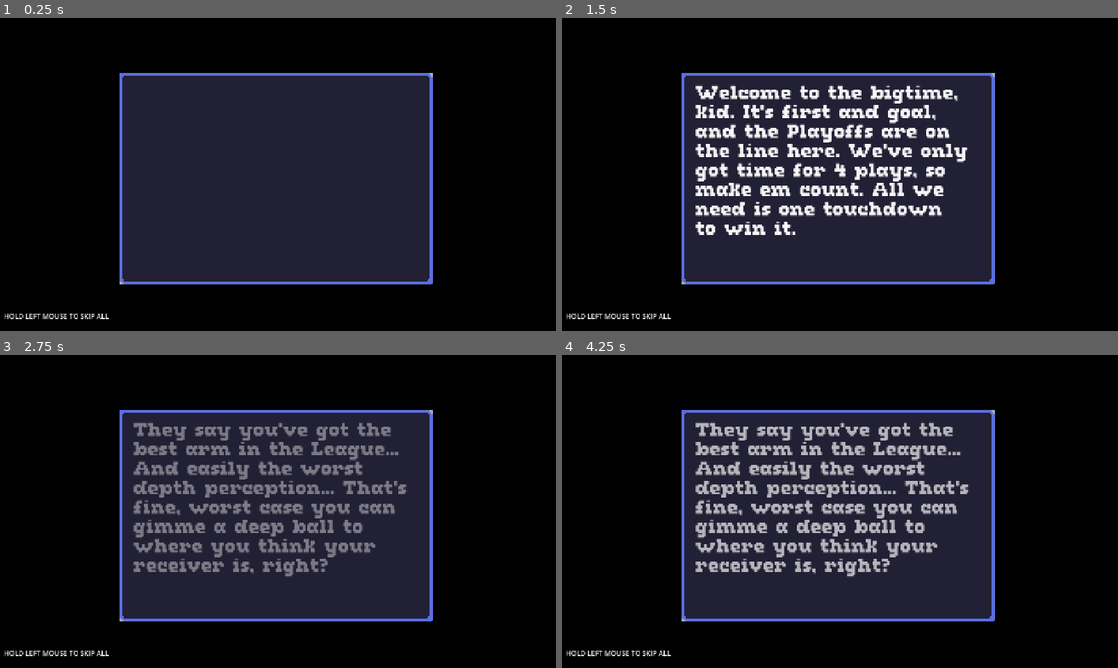
Above: before the commit, frames 1-4 (two rows, left to right).
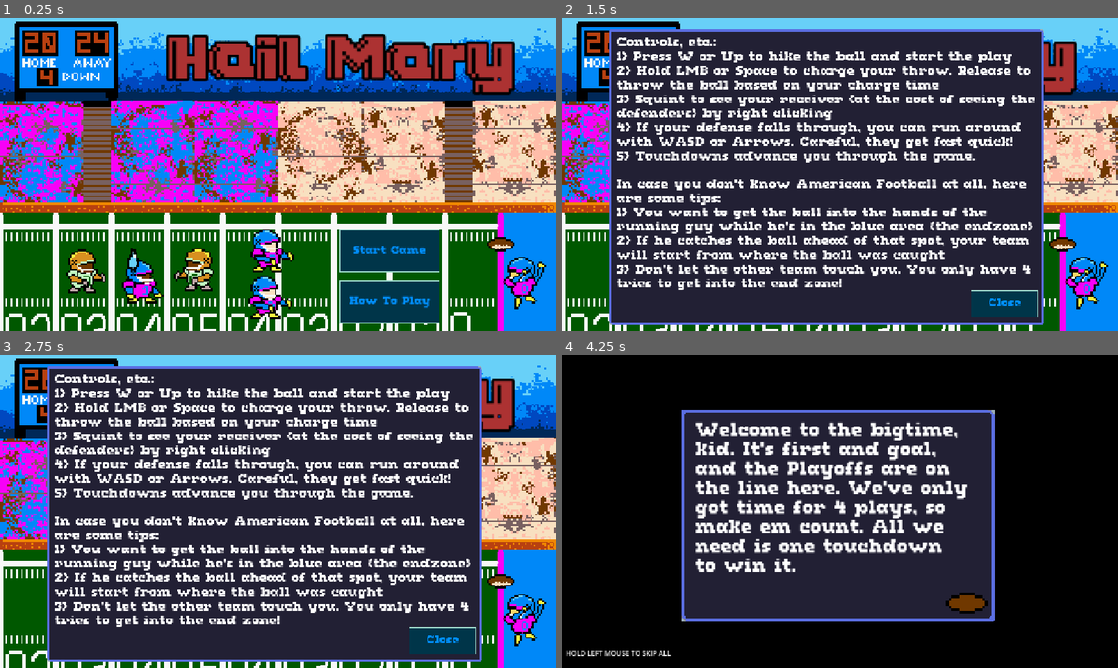
Above: after the commit, the same moments.

Repository: zlounsberry/LD57-Compoats
Game: Godot game, scene res://scenes/title.tscn
Two runs of this game, one before a commit and one after it. Both use one fixed random seed, a clock stepped at 60 frames per second and the inputs below. Before the commit the project starts from res://scenes/world.tscn.
Inputs (mouse positions are in pixels of both pictures, inside the frame that each line leads up to):
- Up to frame 1 (0.25 s): no input
- Up to frame 2 (1.5 s): click (951, 302) at 0.5 s, where only the run after the commit has a clickable "How To Play"; click (951, 249) at 1.25 s, where only the run after the commit has a clickable "Start Game"
- Up to frame 3 (2.75 s): click (389, 586) at 2 s, where only the run after the commit has a clickable "Start Game"
- Up to frame 4 (4.25 s): tap W at 2.75, 3.5 s; move the mouse to (962, 495) at 2.77 s; hold Right (ui_right) 2.78-3.53 s; hold Left (hut) 2.78-3.53 s; tap Up (hike) at 2.85 s; move the mouse to (728, 527) at 3.52 s; hold Down (ui_down) from 3.53 s (still down); tap Left (hut) at 3.6 s; tap Space (throw) at 3.8 s

The runs differ from the first frame. In frame 1, 95% of the frame differs, in the area x 0-100%, y 0-100%; in frame 2, 77%; in frame 3, 77%; in frame 4, 11%.

Commit message:
added more instruction no one will read
why do I keep doing this

Diff:
--- a/ld57-oats/project.godot
+++ b/ld57-oats/project.godot
@@ -10,8 +10,8 @@
 
 [application]
 
-config/name="LD57 Oats"
-run/main_scene="uid://dbuvo4cq3obyk"
+config/name="LD57 Oats Hail Mary"
+run/main_scene="uid://b4flp0t65haba"
 config/features=PackedStringArray("4.4", "Mobile")
 config/icon="res://icon.svg"
 
--- /dev/null
+++ b/ld57-oats/scenes/title.tscn
@@ -0,0 +1,174 @@
+[gd_scene load_steps=15 format=3 uid="uid://b4flp0t65haba"]
+
+[ext_resource type="Texture2D" uid="uid://de7fvsd03f1t7" path="res://assets/title.png" id="1_4ignj"]
+[ext_resource type="Script" uid="uid://dxux6h63ujndn" path="res://scripts/title.gd" id="1_pyl7j"]
+[ext_resource type="FontFile" uid="uid://dqfvr1jxhg3ol" path="res://assets/resources/Not Jam Third Dimension 15.ttf" id="3_b3w7a"]
+[ext_resource type="Theme" uid="uid://x61l528bln50" path="res://assets/resources/main_theme.tres" id="4_4rr2b"]
+[ext_resource type="AudioStream" uid="uid://57vdudkc1651" path="res://assets/sounds/oats_custom/hike.ogg" id="5_ia1n6"]
+[ext_resource type="AudioStream" uid="uid://co8amvw1xfs7x" path="res://assets/sounds/oats_custom/hut1.ogg" id="6_hiwto"]
+[ext_resource type="AudioStream" uid="uid://qepxkp11jpfl" path="res://assets/sounds/oats_custom/hut2.ogg" id="7_w65of"]
+[ext_resource type="AudioStream" uid="uid://if2m6brdn6ko" path="res://assets/sounds/oats_custom/hut3.ogg" id="8_ygloa"]
+[ext_resource type="Texture2D" uid="uid://br8scg445ryy7" path="res://assets/NinePatch.png" id="9_hiwto"]
+
+[sub_resource type="AudioStreamRandomizer" id="AudioStreamRandomizer_6civk"]
+streams_count = 3
+stream_0/stream = ExtResource("6_hiwto")
+stream_1/stream = ExtResource("7_w65of")
+stream_1/weight = 3.0
+stream_2/stream = ExtResource("8_ygloa")
+stream_2/weight = 10.0
+
+[sub_resource type="Animation" id="Animation_w65of"]
+resource_name = "grow"
+length = 0.5
+tracks/0/type = "value"
+tracks/0/imported = false
+tracks/0/enabled = true
+tracks/0/path = NodePath("NinePatchRect:scale")
+tracks/0/interp = 1
+tracks/0/loop_wrap = true
+tracks/0/keys = {
+"times": PackedFloat32Array(0, 0.5),
+"transitions": PackedFloat32Array(5, 0.1),
+"update": 0,
+"values": [Vector2(0, 0), Vector2(1, 1)]
+}
+
+[sub_resource type="Animation" id="Animation_hiwto"]
+length = 0.001
+tracks/0/type = "value"
+tracks/0/imported = false
+tracks/0/enabled = true
+tracks/0/path = NodePath("NinePatchRect:scale")
+tracks/0/interp = 1
+tracks/0/loop_wrap = true
+tracks/0/keys = {
+"times": PackedFloat32Array(0),
+"transitions": PackedFloat32Array(1),
+"update": 0,
+"values": [Vector2(0, 0)]
+}
+
+[sub_resource type="Animation" id="Animation_ygloa"]
+resource_name = "shrink"
+length = 0.5
+tracks/0/type = "value"
+tracks/0/imported = false
+tracks/0/enabled = true
+tracks/0/path = NodePath("NinePatchRect:scale")
+tracks/0/interp = 1
+tracks/0/loop_wrap = true
+tracks/0/keys = {
+"times": PackedFloat32Array(0, 0.5),
+"transitions": PackedFloat32Array(5, 0.1),
+"update": 0,
+"values": [Vector2(1, 1), Vector2(1e-05, 1e-05)]
+}
+
+[sub_resource type="AnimationLibrary" id="AnimationLibrary_ygloa"]
+_data = {
+&"RESET": SubResource("Animation_hiwto"),
+&"grow": SubResource("Animation_w65of"),
+&"shrink": SubResource("Animation_ygloa")
+}
+
+[node name="Title" type="Node2D"]
+script = ExtResource("1_pyl7j")
+
+[node name="Sprite2D" type="Sprite2D" parent="."]
+texture_filter = 1
+position = Vector2(640, 360)
+scale = Vector2(4, 4)
+texture = ExtResource("1_4ignj")
+
+[node name="Title" type="RichTextLabel" parent="."]
+clip_contents = false
+offset_left = 323.0
+offset_top = 43.0
+offset_right = 1252.0
+offset_bottom = 172.0
+theme_override_colors/default_color = Color(0.67451, 0.196078, 0.196078, 1)
+theme_override_colors/font_outline_color = Color(0, 0, 0, 1)
+theme_override_constants/outline_size = 24
+theme_override_fonts/normal_font = ExtResource("3_b3w7a")
+theme_override_font_sizes/normal_font_size = 128
+bbcode_enabled = true
+text = "[center][wave]Hail Mary"
+fit_content = true
+
+[node name="Start" type="Button" parent="."]
+offset_left = 785.0
+offset_top = 490.0
+offset_right = 1010.0
+offset_bottom = 582.0
+theme = ExtResource("4_4rr2b")
+text = "Start Game"
+
+[node name="HowTo" type="Button" parent="."]
+offset_left = 785.0
+offset_top = 607.0
+offset_right = 1010.0
+offset_bottom = 699.0
+theme = ExtResource("4_4rr2b")
+text = "How To Play"
+
+[node name="Hike" type="AudioStreamPlayer" parent="."]
+stream = ExtResource("5_ia1n6")
+volume_db = 5.0
+bus = &"sfx"
+
+[node name="Hut" type="AudioStreamPlayer" parent="."]
+stream = SubResource("AudioStreamRandomizer_6civk")
+bus = &"sfx"
+
+[node name="NinePatchRect" type="NinePatchRect" parent="."]
+texture_filter = 1
+offset_left = 107.0
+offset_top = 25.0
+offset_right = 1109.0
+offset_bottom = 705.0
+scale = Vector2(1e-05, 1e-05)
+texture = ExtResource("9_hiwto")
+patch_margin_left = 33
+patch_margin_top = 33
+patch_margin_right = 33
+patch_margin_bottom = 33
+
+[node name="Label" type="Label" parent="NinePatchRect"]
+layout_mode = 0
+offset_left = 19.0
+offset_top = 18.0
+offset_right = 999.0
+offset_bottom = 671.0
+theme = ExtResource("4_4rr2b")
+theme_override_font_sizes/font_size = 28
+text = "Controls, etc.:
+1) Press W or Up to hike the ball and start the play
+2) Hold LMB or Space to charge your throw. Release to throw the ball based on your charge time
+3) Squint to see your receiver (at the cost of seeing the defenders) by right clicking
+4) If your defense falls through, you can run around with WASD or Arrows. Careful, they get fast quick!
+5) Touchdowns advance you through the game.
+
+In case you don't know American Football at all, here are some tips:
+1) You want to get the ball into the hands of the running guy while he's in the blue area (the endzone)
+2) If he catches the ball ahead of that spot, your team will start from where the ball was caught
+3) Don't let the other team touch you. You only have 4 tries to get into the end zone!"
+autowrap_mode = 2
+
+[node name="Button" type="Button" parent="NinePatchRect"]
+layout_mode = 0
+offset_left = 838.0
+offset_top = 604.0
+offset_right = 987.0
+offset_bottom = 661.0
+theme = ExtResource("4_4rr2b")
+text = "Close"
+
+[node name="AnimationPlayer" type="AnimationPlayer" parent="."]
+libraries = {
+&"": SubResource("AnimationLibrary_ygloa")
+}
+
+[connection signal="pressed" from="Start" to="." method="_on_start_pressed"]
+[connection signal="pressed" from="HowTo" to="." method="_on_how_to_pressed"]
+[connection signal="pressed" from="NinePatchRect/Button" to="." method="_on_button_pressed"]
--- /dev/null
+++ b/ld57-oats/scripts/title.gd
@@ -0,0 +1,19 @@
+extends Node2D
+
+
+func _on_start_pressed() -> void:
+	$Hut.play()
+	await $Hut.finished
+	$Hut.play()
+	await $Hut.finished
+	$Hike.play()
+	await $Hike.finished
+	get_tree().change_scene_to_file("res://scenes/world.tscn")
+
+
+func _on_button_pressed() -> void:
+	$AnimationPlayer.play("shrink")
+
+
+func _on_how_to_pressed() -> void:
+	$AnimationPlayer.play("grow")
--- a/ld57-oats/scripts/world.gd
+++ b/ld57-oats/scripts/world.gd
@@ -56,11 +56,11 @@
 			return
 		$UI/SquintInstruction.show()
 		$UI/SquintIndicator.show()
+		for child in $UI/Instructions.get_children():
+			child.hide()
 		if Globals.current_level == 0:
 			$UI/Instruct.text = "Hold down Left Mouse Button or Space to charge throw"
-			for child in $UI/Instructions.get_children():
-				child.hide()
-		$UI/Instructions/Hold.show()
+			$UI/Instructions/Hold.show()
 		for play_child in get_tree().get_nodes_in_group("play"):
 			play_child.hike_ball()
 			play_child.get_node("Wideout").speed = randf_range(
@@ -182,7 +182,9 @@
 	await textbox.dialog_done
 	Globals.current_level = 0
 	Globals.current_play_count = 1
-	get_tree().reload_current_scene()
+	$UI/AnimationPlayer.play("fade_out")
+	await $UI/AnimationPlayer.animation_finished
+	get_tree().change_scene_to_file("res://scenes/title.tscn")
 
 
 func _update_play():
Binary file added: ld57-oats/assets/title.ase
Binary file added: ld57-oats/assets/title.png
Not shown, added: ld57-oats/assets/title.png.import
Not shown, added: ld57-oats/scripts/title.gd.uid
